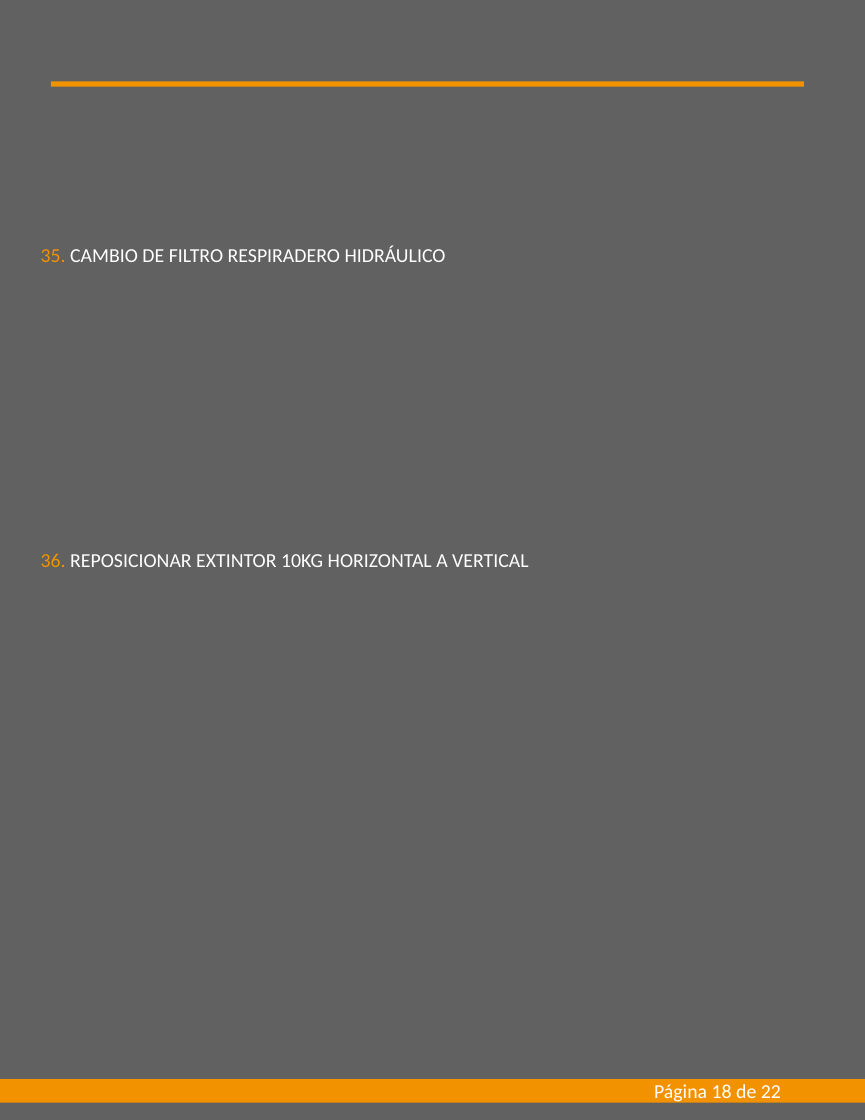
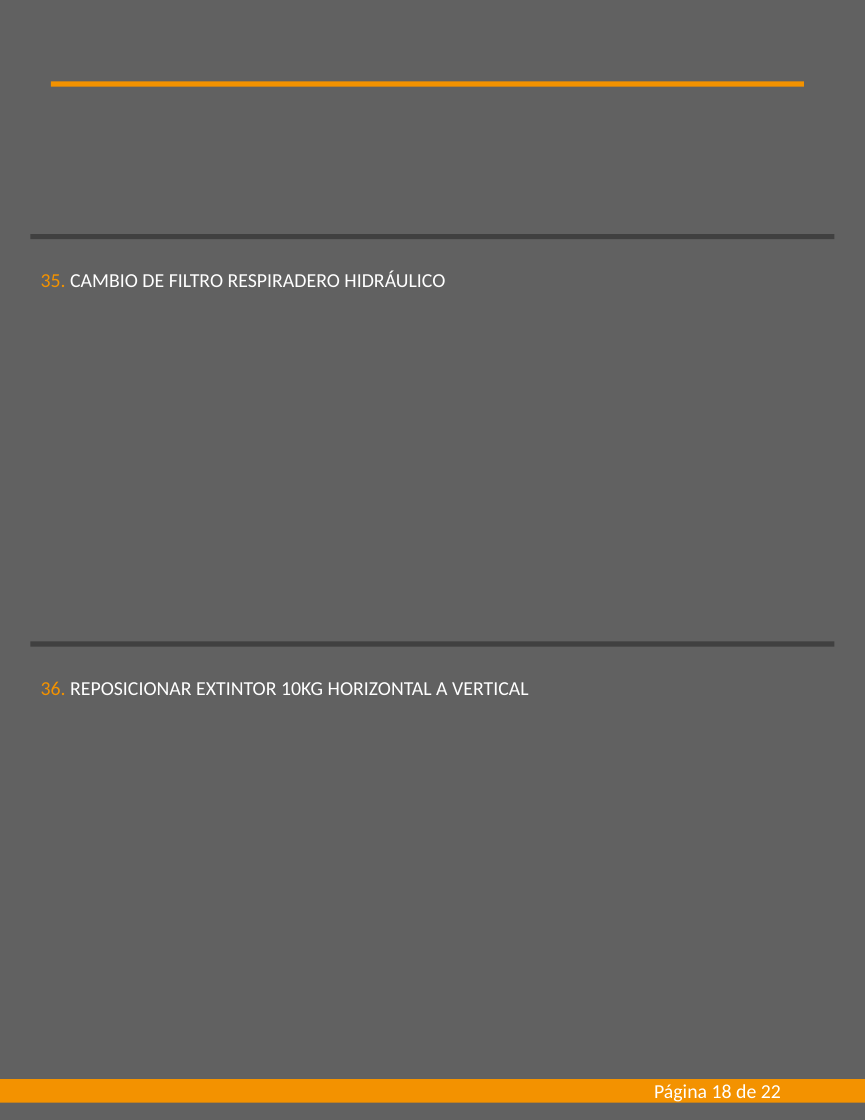
Before and after one commit to AlexanderMaverick/automated-report-excel-to-ppt, a slide deck: slide 18 of assets/archivo.pptx. Drawn at 865x1120 pixels with LibreOffice and Linux fonts; fonts in the diff are those of the drawing. Boxes give left, top, right and bottom in pixels: in the first picture for what was removed or moved away, otherwise in the second. Text is boxed around its words. In the diff, an @@ line names an element or a change of style, - is before the commit and + after.

```diff
--- a/assets/archivo.pptx
+++ b/assets/archivo.pptx
@@ rectangle added at bbox=[31, 234, 834, 239], fill #404040 @@
@@ text "35. CAMBIO DE FILTRO RESPIRADERO ...": place and size @@
-text "35. CAMBIO DE FILTRO RESPIRADERO ..." at bbox=[41, 246, 446, 262]
+text "35. CAMBIO DE FILTRO RESPIRADERO ..." at bbox=[41, 271, 445, 287]
@@ rectangle added at bbox=[31, 641, 834, 646], fill #404040 @@
@@ text "36. REPOSICIONAR EXTINTOR 10KG HORIZONTAL ...": place and size @@
-text "36. REPOSICIONAR EXTINTOR 10KG HORIZONTAL ..." at bbox=[41, 553, 528, 567]
+text "36. REPOSICIONAR EXTINTOR 10KG HORIZONTAL ..." at bbox=[41, 681, 528, 695]
```
Also in this commit, not shown: 21 other slides changed, 1 other file.
